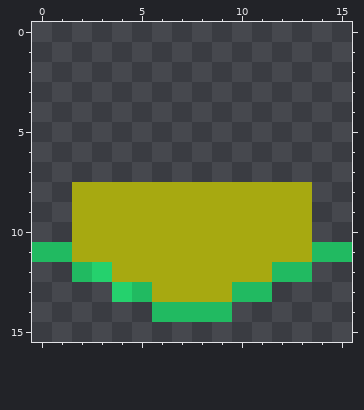
Pixel-art sprite, stored at assets/wall.png. This is how it looked before the edit.
The file is 16x16 pixels.
And afterwards:
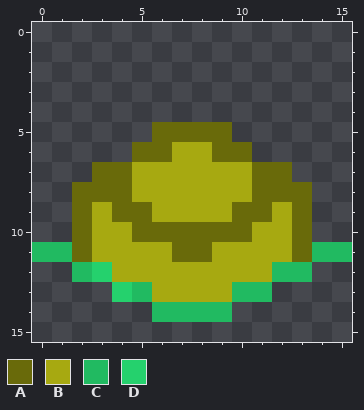
Palette (. is transparent): A #696a0a  B #a7a911  C #21ba61  D #25d16d
The commit says: real walls
Difference:
{"y":5,"x":6,"old":"....","new":"AAAA"}
{"y":6,"x":5,"old":"......","new":"AABBAA"}
{"y":7,"x":3,"old":"..........","new":"AABBBBBBAA"}
{"y":8,"x":2,"old":"BBB","new":"AAA"}
{"y":8,"x":11,"old":"BBB","new":"AAA"}
{"y":9,"x":2,"old":"B","new":"A"}
{"y":9,"x":4,"old":"BB","new":"AA"}
{"y":9,"x":10,"old":"BB","new":"AA"}
{"y":9,"x":13,"old":"B","new":"A"}
{"y":10,"x":2,"old":"B","new":"A"}
{"y":10,"x":5,"old":"BBBBBB","new":"AAAAAA"}
{"y":10,"x":13,"old":"B","new":"A"}
{"y":11,"x":2,"old":"B","new":"A"}
{"y":11,"x":7,"old":"BB","new":"AA"}
{"y":11,"x":13,"old":"B","new":"A"}
{"label":"changed","picture_box":[72,122,312,262]}
